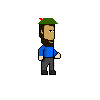
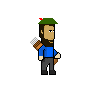
Layers edited between the first and the second 100 x 100 image:
added layer "Layer 7" over [30, 37, 58, 65]
